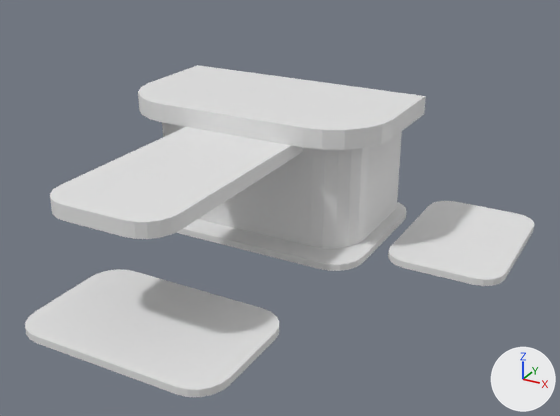
Before and after pictures for a commit that changed the Blender file flying_fuel_station/cloudCity1.blend.
Before and after are seen from a 50 mm camera at (3.87, -9.19, 5.26) aimed at (-0.79, -0.71, 1.03). Every picture has the same lights, and +X, +Y and +Z are marked at lower right.

Before the edit, the objects in view are built like this:
```python
me_plane = bpy.data.meshes.new('Plane')
me_plane.from_pydata(...)  # 234 vertices, 160 faces; spans x -3.99..2.03, y -3.64..2.81, z 0.0..2.04
me_plane_001 = bpy.data.meshes.new('Plane.001')
me_plane_001.from_pydata(...)  # 28 vertices, 16 faces; spans x -2.63..-0.88, y -3.29..0.12, z 1.56..1.76
ob_bump_roof = bpy.data.objects.new('Bump Roof', me_plane_001)
ob_bump_roof.location = (0.0, 0.0, 0.0)
ob_platforms = bpy.data.objects.new('Platforms', me_plane)
ob_platforms.location = (0.0, 0.0, 0.0)
```
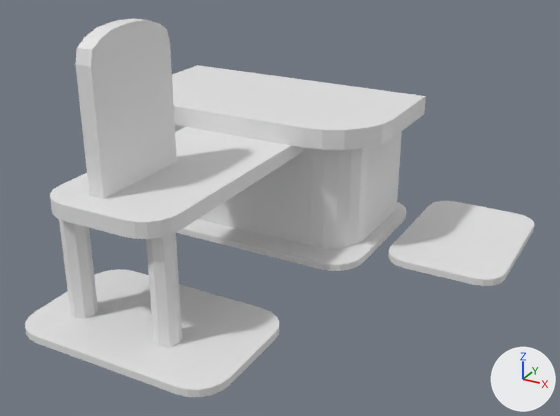
Location of each change, (x1, y1, x2, y2) in pixels of the pictures (560 x 416 px):
'Plane', added: after (75, 18, 177, 199)
'Circle', added: after (146, 233, 182, 347)
'Circle.001', added: after (59, 219, 98, 319)

The change, as a diff of the scene's bpy script:
```diff
--- a/flying_fuel_station/cloudCity1.blend.py
+++ b/flying_fuel_station/cloudCity1.blend.py
@@ me_circle_001 @@
+me_circle_001.from_pydata(...)  # an 8-sided cylinder along z spanning x -0.214..0.125, y -0.169..0.169, z 0.0..1.455
@@ me_circle @@
+me_circle.from_pydata(...)  # an 8-sided cylinder along z spanning x -0.125..0.214, y -0.169..0.169, z 0.0..1.455
@@ me_plane_002 @@
+me_plane_002.from_pydata(...)  # 24 vertices, 14 faces; spans x -0.11..0.11, y -0.64..0.79, z 0.0..1.9
@@ ob_circle_001 @@
+ob_circle_001 = bpy.data.objects.new('Circle.001', me_circle_001)
+ob_circle_001.location = (-2.35, -2.93, 0.1)
@@ ob_circle @@
+ob_circle = bpy.data.objects.new('Circle', me_circle)
+ob_circle.location = (-1.14, -2.93, 0.1)
@@ ob_plane @@
+ob_plane = bpy.data.objects.new('Plane', me_plane_002)
+ob_plane.location = (-1.99, -2.3, 1.76)
```
